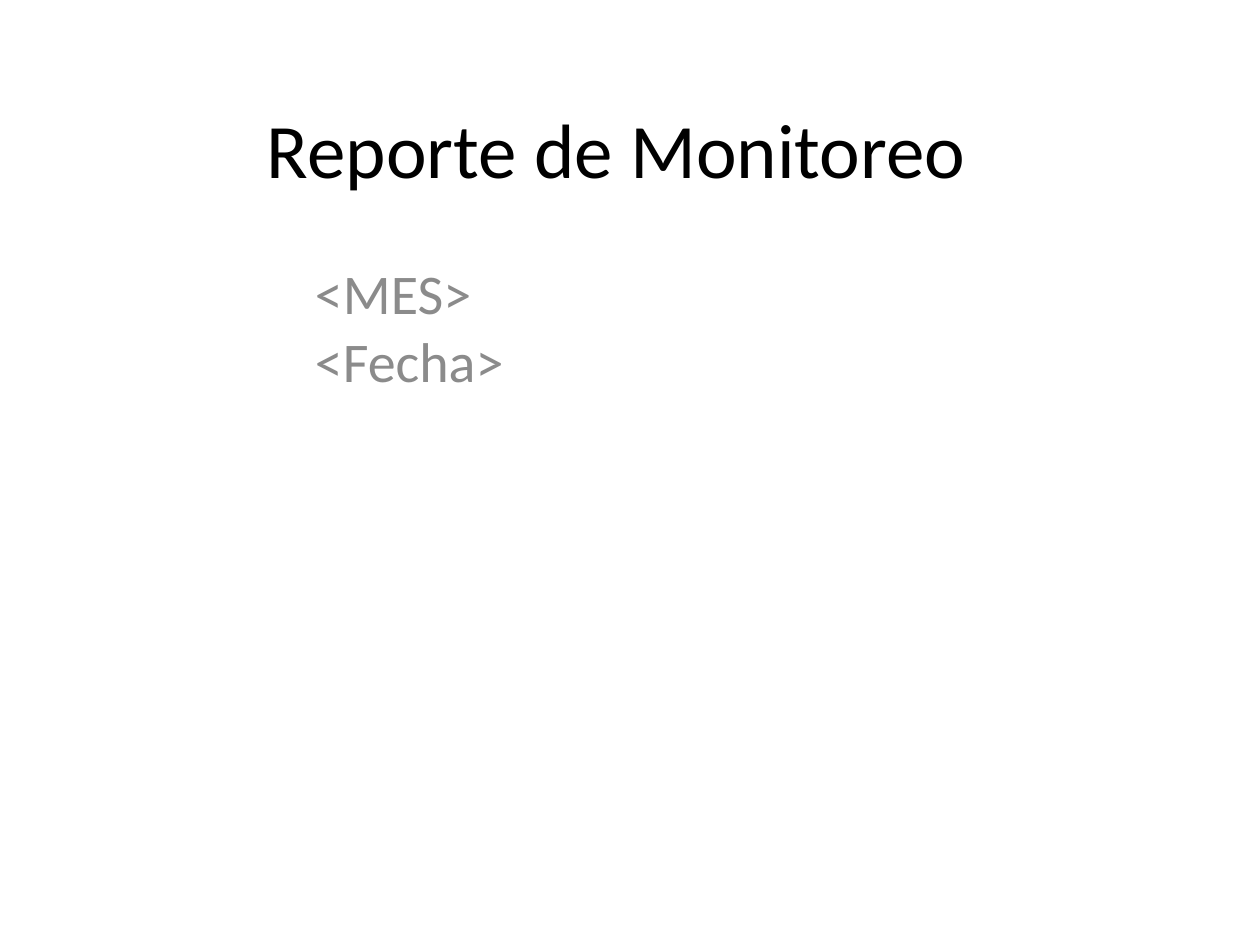
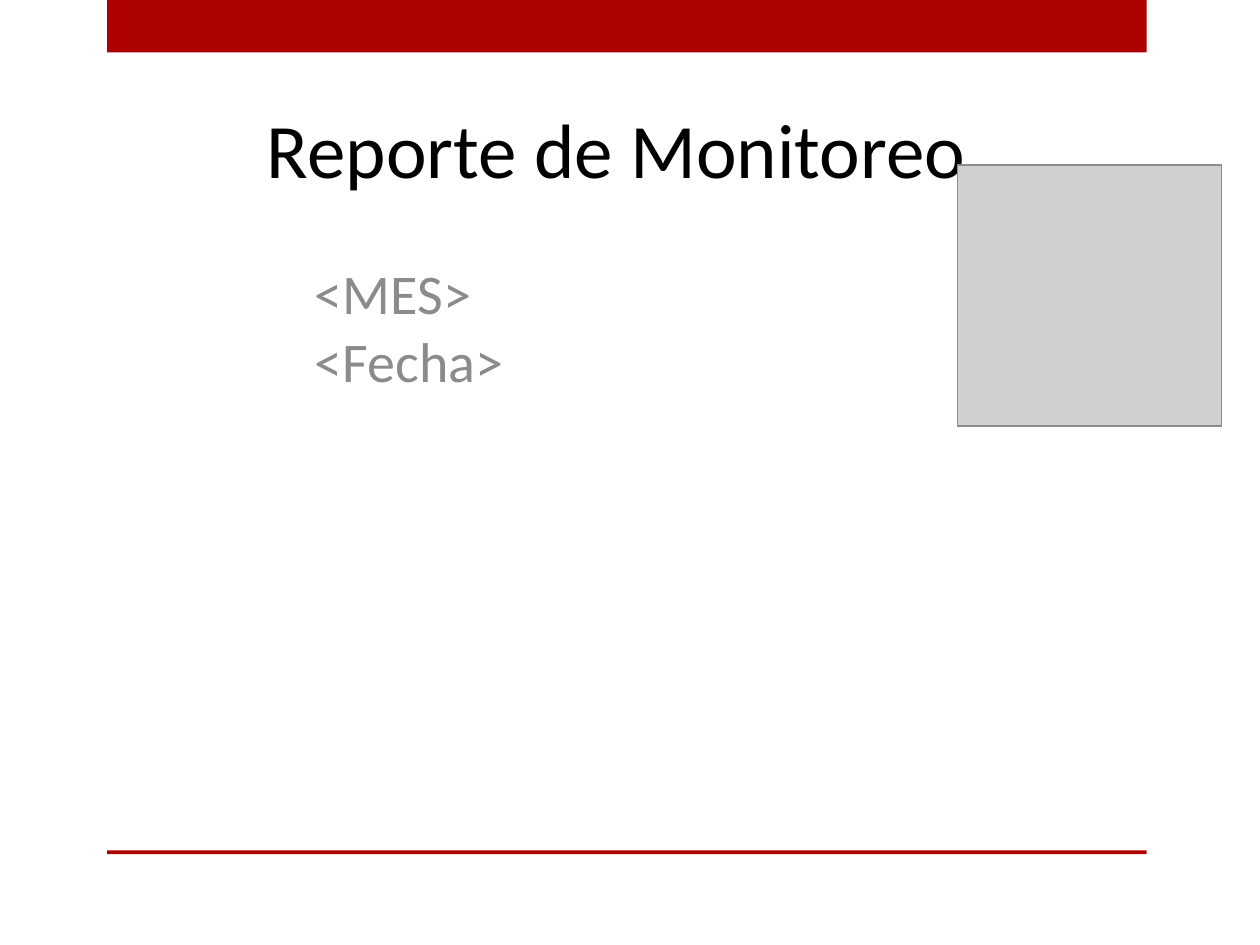
Before and after one commit to ricardo-novelasos/SOSQTP, a slide deck: slide 1 of Organización/Métricas y monitoreo/PTL_Reporte_monitoreo.pptx. Drawn at 1260x945 pixels with LibreOffice and Linux fonts; fonts in the diff are those of the drawing; grey boxes stand for pictures; background and template pictures are left out. Boxes give left, top, right and bottom in pixels: in the first picture for what was removed or moved away, otherwise in the second. Text is boxed around its words. In the diff, an @@ line names an element or a change of style, - is before the commit and + after.

```diff
--- a/Organización/Métricas y monitoreo/PTL_Reporte_monitoreo.pptx
+++ b/Organización/Métricas y monitoreo/PTL_Reporte_monitoreo.pptx
@@ rectangle added at [107, 0, 1147, 53], fill #AD0101 @@
@@ picture added at [958, 165, 1221, 426] @@
@@ rectangle added at [107, 850, 1147, 854], fill #AD0101 @@
```
Also in this commit, not shown: 11 other slides changed.
